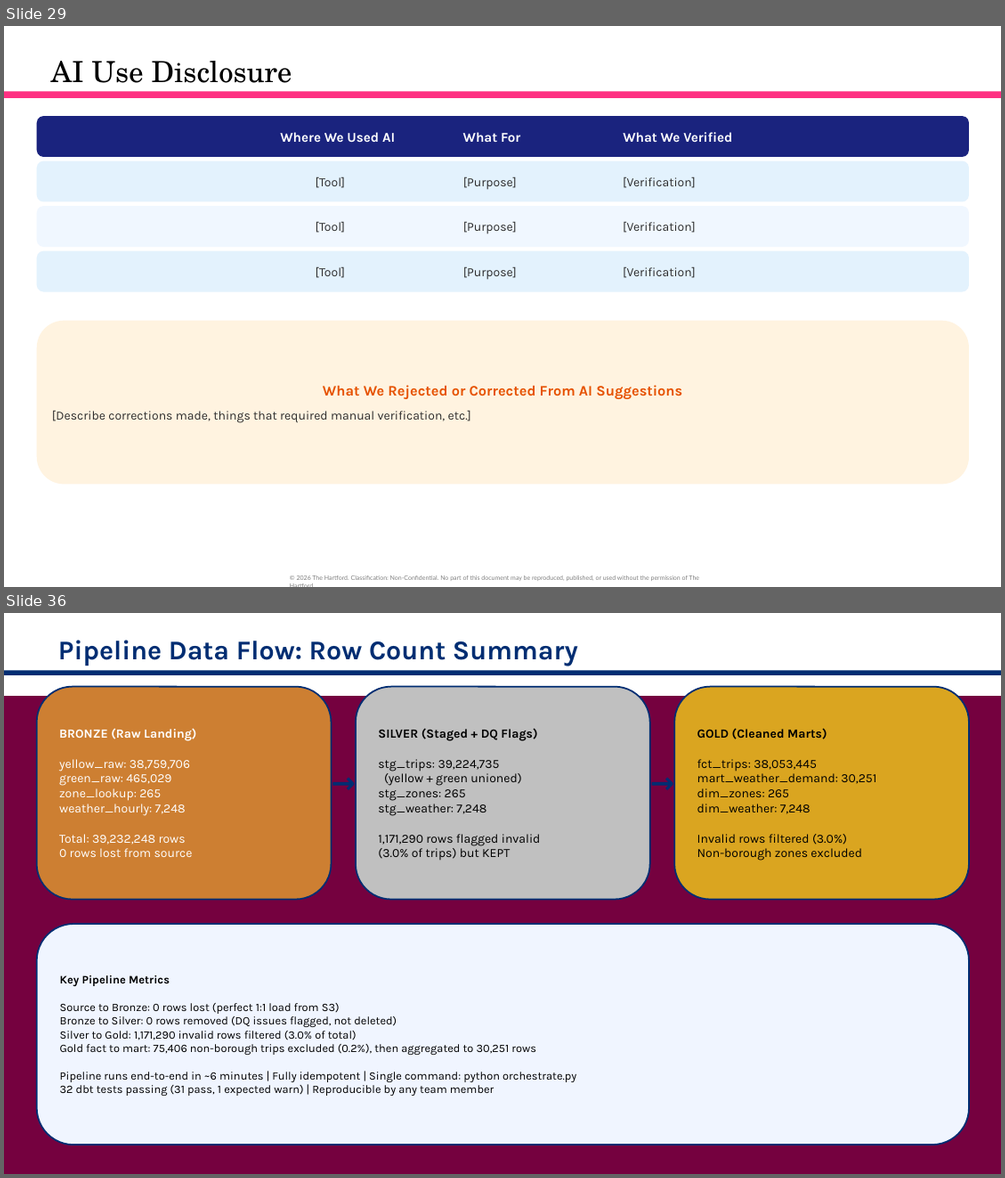
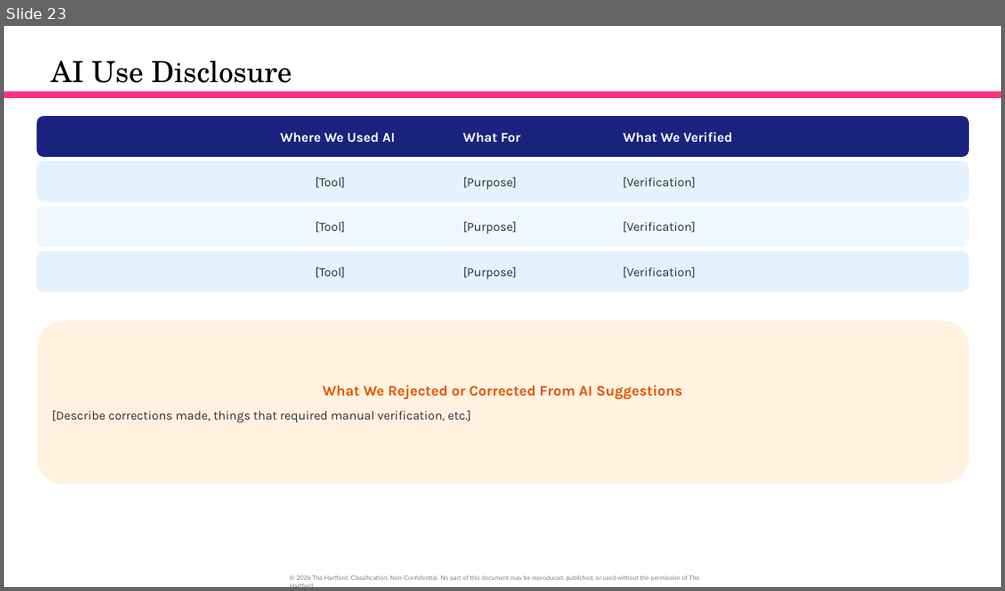
Before and after one commit to orlandojmarin/nyc-taxi-capstone, a slide deck: docs/TEST_Capstone_Presentation.pptx. Shown one above the other, each under a label of ours: slides 29 and 36 before the commit, slide 23 after it; the slides between them are not shown. The pictures are 1005x1178 and 1005x591 pixels, drawn with LibreOffice and Linux fonts; fonts in the diff are those of the drawing. Boxes give left, top, right and bottom in pixels: in the first picture for what was removed or moved away, otherwise in the second. Text is boxed around its words. In the diff, an @@ line names an element or a change of style, - is before the commit and + after.

```diff
--- a/docs/TEST_Capstone_Presentation.pptx
+++ b/docs/TEST_Capstone_Presentation.pptx
@@ slide 36 removed at (x1=4, y1=613, x2=1001, y2=1174), background #FFFFFF @@
@@ text removed at (x1=58, y1=640, x2=578, y2=666) @@
-Pipeline Data Flow: Row Count Summary
@@ rectangle removed at (x1=4, y1=671, x2=1001, y2=676) @@
@@ rounded rectangle removed at (x1=37, y1=686, x2=332, y2=899) @@
-BRONZE (Raw Landing)
-yellow_raw: 38,759,706
-green_raw: 465,029
-zone_lookup: 265
-weather_hourly: 7,248
-Total: 39,232,248 rows
-0 rows lost from source
@@ rounded rectangle removed at (x1=356, y1=686, x2=650, y2=899) @@
-SILVER (Staged + DQ Flags)
-stg_trips: 39,224,735
-(yellow + green unioned)
-stg_zones: 265
-stg_weather: 7,248
-1,171,290 rows flagged invalid
-(3.0% of trips) but KEPT
@@ rounded rectangle removed at (x1=675, y1=686, x2=970, y2=899) @@
-GOLD (Cleaned Marts)
-fct_trips: 38,053,445
-mart_weather_demand: 30,251
-dim_zones: 265
-dim_weather: 7,248
-Invalid rows filtered (3.0%)
-Non-borough zones excluded
@@ rectangle removed at (x1=4, y1=696, x2=1001, y2=1174) @@
@@ text removed at (x1=319, y1=761, x2=368, y2=793) @@
-→
@@ text removed at (x1=638, y1=761, x2=688, y2=793) @@
-→
@@ rounded rectangle removed at (x1=37, y1=925, x2=970, y2=1144) @@
-Key Pipeline Metrics
-Source to Bronze: 0 rows lost (perfect 1:1 load from S3)
-Bronze to Silver: 0 rows removed (DQ issues flagged, not deleted)
-Silver to Gold: 1,171,290 invalid rows filtered (3.0% of total)
-Gold fact to mart: 75,406 non-borough trips excluded (0.2%), then aggregated to 30,251 rows
-Pipeline runs end-to-end in ~6 minutes | Fully idempotent | Single command: python orchestrate.py
-32 dbt tests passing (31 pass, 1 expected warn) | Reproducible by any team member
@@ what was slide 29 is now slide 23 @@
```
Also in this commit, not shown: 13 slides changed, 6 slides added, 18 other slides removed, 2 other files.
